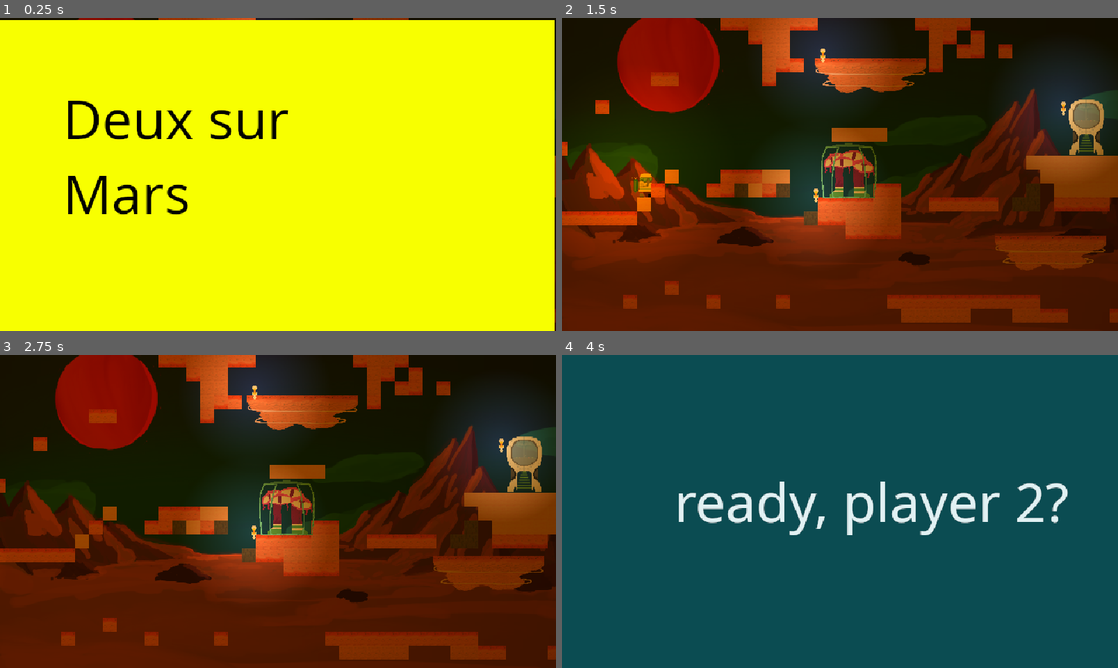
Above: before the commit, frames 1-4 (two rows, left to right).
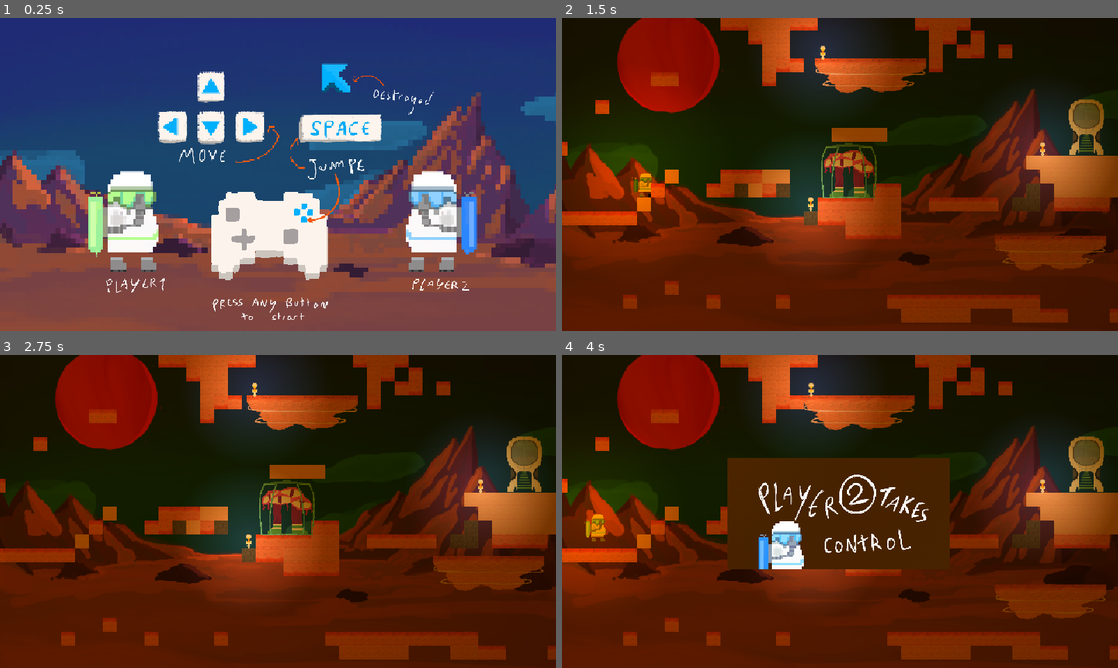
Above: after the commit, the same moments.

Repository: LeResteDuMonde/GameJamPSU
Game: Godot game, scene res://scene/Main.tscn
Two runs of this game, one before a commit and one after it. Both use one fixed random seed, a clock stepped at 60 frames per second and the inputs below.
Inputs (mouse positions are in pixels of both pictures, inside the frame that each line leads up to):
- Up to frame 1 (0.25 s): no input
- Up to frame 2 (1.5 s): tap Enter at 0.5 s; move the mouse to (962, 158) at 0.52 s; press the mouse at (962, 158) at 0.53 s; hold D (right) from 0.53 s (still down); tap Space (jump) at 0.77 s; move the mouse to (728, 190) at 1.27 s; release the mouse at (728, 190) at 1.28 s; click (728, 190) at 1.35 s
- Up to frame 3 (2.75 s): tap Space (jump) at 1.52 s; move the mouse to (333, 442) at 2.02 s; release D (right) at 2.03 s; press the mouse at (333, 442) at 2.03 s; hold A (left) from 2.03 s (still down)
- Up to frame 4 (4 s): move the mouse to (812, 574) at 2.77 s; release A (left) at 2.78 s; release the mouse at (812, 574) at 2.78 s; hold D (right) from 2.78 s (still down); click (812, 574) at 2.85 s; tap Space (jump) at 3.02, 3.77 s; move the mouse to (1006, 558) at 3.52 s; press the mouse at (1006, 558) at 3.53 s

The runs differ from the first frame. In frame 1, 100% of the frame differs, in the area x 0-100%, y 0-100%; in frame 2, 4.8%; in frame 3, 4.8%; in frame 4, 100%.

Commit message:
Nice title screens

Diff:
--- a/scene/EndScreen.tscn
+++ /dev/null
@@ -1,19 +0,0 @@
-[gd_scene load_steps=4 format=3 uid="uid://qq7fgspy81"]
-
-[ext_resource type="Texture2D" uid="uid://dxc4vroty7lhj" path="res://sprite/endPlayer1.png" id="1_gbt5c"]
-[ext_resource type="Texture2D" uid="uid://dwmtjf78w04tr" path="res://sprite/endPlayer2.png" id="2_de45y"]
-[ext_resource type="Texture2D" uid="uid://dvx2vfwcw5ynn" path="res://sprite/endDeath.png" id="3_b6qn1"]
-
-[node name="EndScreen" type="Node2D"]
-
-[node name="Player1" type="Sprite2D" parent="."]
-visible = false
-texture = ExtResource("1_gbt5c")
-
-[node name="Player2" type="Sprite2D" parent="."]
-visible = false
-texture = ExtResource("2_de45y")
-
-[node name="Death" type="Sprite2D" parent="."]
-visible = false
-texture = ExtResource("3_b6qn1")
--- a/scene/Level1.tscn
+++ b/scene/Level1.tscn
@@ -20,7 +20,7 @@
 position = Vector2(283, -106)
 
 [node name="PlayerSpawn" type="Node2D" parent="."]
-position = Vector2(-283, 13)
+position = Vector2(-283, 19)
 
 [node name="CagedMonster" parent="." instance=ExtResource("5_sua0g")]
 position = Vector2(1, -1)
@@ -30,13 +30,13 @@
 speed = 0.01
 
 [node name="LightSource" parent="MoovingPlatform" instance=ExtResource("4_pxhfe")]
-position = Vector2(-55, -33)
+position = Vector2(-55, -36)
 
 [node name="LightSource" parent="." instance=ExtResource("4_pxhfe")]
-position = Vector2(257, -76)
+position = Vector2(233, -29)
 
 [node name="LightSource2" parent="." instance=ExtResource("4_pxhfe")]
-position = Vector2(-28, 24)
+position = Vector2(-34, 34)
 
 [node name="MoovingPlatform2" parent="." instance=ExtResource("3_b8mys")]
 position = Vector2(242, 118)
--- a/scene/TitleScreen.tscn
+++ /dev/null
@@ -1,8 +0,0 @@
-[gd_scene load_steps=2 format=3 uid="uid://bxsl1oxcjehbv"]
-
-[ext_resource type="Texture2D" uid="uid://cn63o0jxqp2qb" path="res://sprite/titleScreen.png" id="1_1ekxo"]
-
-[node name="TitleScreen" type="Node2D"]
-
-[node name="Sprite2D" type="Sprite2D" parent="."]
-texture = ExtResource("1_1ekxo")
--- /dev/null
+++ b/scene/titles/DestroyScreen.tscn
@@ -0,0 +1,9 @@
+[gd_scene load_steps=2 format=3 uid="uid://dpejnty4ev0y"]
+
+[ext_resource type="Texture2D" uid="uid://dqnhu0ynsopsi" path="res://sprite/destructionTime.png" id="1_20dj5"]
+
+[node name="TitleScreen2" type="Node2D"]
+
+[node name="Sprite2D" type="Sprite2D" parent="."]
+position = Vector2(2, -2)
+texture = ExtResource("1_20dj5")
--- /dev/null
+++ b/scene/titles/EndScreen.tscn
@@ -0,0 +1,19 @@
+[gd_scene load_steps=4 format=3 uid="uid://qq7fgspy81"]
+
+[ext_resource type="Texture2D" uid="uid://co4twkin5lr6j" path="res://sprite/player1Win.png" id="1_lr1sw"]
+[ext_resource type="Texture2D" uid="uid://dr7ixek7ccqq1" path="res://sprite/player2Win.png" id="2_q2e6v"]
+[ext_resource type="Texture2D" uid="uid://dutvpk2qu3xi8" path="res://sprite/winnerMissing.png" id="3_ejpa0"]
+
+[node name="EndScreen" type="Node2D"]
+
+[node name="Player1" type="Sprite2D" parent="."]
+visible = false
+texture = ExtResource("1_lr1sw")
+
+[node name="Player2" type="Sprite2D" parent="."]
+visible = false
+texture = ExtResource("2_q2e6v")
+
+[node name="Death" type="Sprite2D" parent="."]
+visible = false
+texture = ExtResource("3_ejpa0")
--- a/scene/interstice/Player1Interstice.tscn
+++ b/scene/titles/Player1Interstice.tscn
@@ -1,10 +1,9 @@
 [gd_scene load_steps=2 format=3 uid="uid://cgjnbfc3cf3l1"]
 
-[ext_resource type="Texture2D" uid="uid://f8ia7xygxd1e" path="res://sprite/interstice1.png" id="1_x156h"]
+[ext_resource type="Texture2D" uid="uid://bbdck5ip3mecq" path="res://sprite/player1Switch.png" id="1_huv0u"]
 
 [node name="Player1Interstice" type="Node2D"]
 
 [node name="Sprite2D" type="Sprite2D" parent="."]
 z_index = 284
-position = Vector2(629, 348)
-texture = ExtResource("1_x156h")
+texture = ExtResource("1_huv0u")
--- a/scene/interstice/Player2Interstice.tscn
+++ b/scene/titles/Player2Interstice.tscn
@@ -1,10 +1,9 @@
 [gd_scene load_steps=2 format=3 uid="uid://52q4hrcwhgnu"]
 
-[ext_resource type="Texture2D" uid="uid://doms0fvy4gfj7" path="res://sprite/interstice2.png" id="1_krrq0"]
+[ext_resource type="Texture2D" uid="uid://cso7mgv3ndt28" path="res://sprite/player2Switch.png" id="1_opimx"]
 
 [node name="Player2Interstice" type="Node2D"]
 
 [node name="Sprite2D" type="Sprite2D" parent="."]
 z_index = 424
-position = Vector2(624, 344)
-texture = ExtResource("1_krrq0")
+texture = ExtResource("1_opimx")
--- /dev/null
+++ b/scene/titles/TitleScreen.tscn
@@ -0,0 +1,9 @@
+[gd_scene load_steps=2 format=3 uid="uid://bxsl1oxcjehbv"]
+
+[ext_resource type="Texture2D" uid="uid://cqpkloh2vjxne" path="res://sprite/titleScreen.png" id="1_mrjyf"]
+
+[node name="TitleScreen" type="Node2D"]
+
+[node name="Sprite2D" type="Sprite2D" parent="."]
+position = Vector2(2, -2)
+texture = ExtResource("1_mrjyf")
--- a/script/cursorArea.gd
+++ b/script/cursorArea.gd
@@ -25,7 +25,7 @@
 	selected = null
 
 func _input(event):
-	if event.is_action_released("click") && selected != null && GameManager.isDeletePhase:
+	if event.is_action_pressed("click") && selected != null && GameManager.isDeletePhase:
 		var deletedSomething = false
 		for g in selected.get_groups():
 			if g != "_physics_process":
@@ -35,4 +35,5 @@
 
 		if deletedSomething:
 			unhighlightAll()
+			await get_tree().create_timer(.1).timeout
 			GameManager.endDeletePhase()
--- a/script/manager/gameManager.gd
+++ b/script/manager/gameManager.gd
@@ -43,13 +43,21 @@
 func quit():
 	get_tree().quit()
 
-var titleS = preload("res://scene/TitleScreen.tscn")
+var titleS = preload("res://scene/titles/TitleScreen.tscn")
 var title
+
+var destructScreenS = preload("res://scene/titles/DestroyScreen.tscn")
+var destructScreen
 
 func displayTitleScreen():
 	print("Show Title Screen")
 	title = titleS.instantiate()
 	main.get_node("UI").add_child(title)
+
+func displayDestructScreen():
+	print("Show Destruct Screen")
+	destructScreen = destructScreenS.instantiate()
+	main.get_node("UI").add_child(destructScreen)
 
 func hideTitleScreen():
 	if title!=null:
@@ -62,11 +70,19 @@
 		main.get_node("UI").remove_child(interstice)
 		interstice.queue_free()
 		interstice = null
+	if destructScreen!=null:
+		print("Hide destruct screen")
+		main.get_node("UI").remove_child(destructScreen)
+		destructScreen.queue_free()
+		destructScreen = null
 
 func _input(event):
 	if event.is_action_pressed("click") and (title != null or interstice != null):
 		hideTitleScreen()
 		startPlayPhase()
+	elif event.is_action_pressed("click") and (destructScreen != null):
+		hideTitleScreen()
+		startDeletePhase()
 
 func killPlayer():
 	if isPlayPhase:
@@ -85,15 +101,15 @@
 			displayIntersticeScreen()
 
 func win():
+	endPlayPhase()
 	if not player1Alive:
 		displayEndScreen(2)
 	elif not player2Alive:
 		displayEndScreen(1)
 	else:
-		endPlayPhase()
-		startDeletePhase()
+		displayDestructScreen()
 
-var endS = preload("res://scene/EndScreen.tscn")
+var endS = preload("res://scene/titles/EndScreen.tscn")
 func displayEndScreen(winner):
 
 	var end = endS.instantiate()
@@ -105,8 +121,8 @@
 	else:
 		end.get_node("Death").visible = true
 
-var player1Interstice = load("res://scene/interstice/Player1Interstice.tscn")
-var player2Interstice = load("res://scene/interstice/Player2Interstice.tscn")
+var player1Interstice = load("res://scene/titles/Player1Interstice.tscn")
+var player2Interstice = load("res://scene/titles/Player2Interstice.tscn")
 var interstice = null
 
 func displayIntersticeScreen():
Not shown: 1 places in scene/Level1.tscn that only renumber resources
Binary file added: sprite/destructionTime.png
Not shown, changed: sprite/destructionTime.png.import
Binary file added: sprite/player1Switch.png
Not shown, changed: sprite/player1Switch.png.import
Binary file added: sprite/player1Win.png
Not shown, changed: sprite/player1Win.png.import
Binary file added: sprite/player2Switch.png
Not shown, changed: sprite/player2Switch.png.import
Binary file added: sprite/player2Win.png
Not shown, changed: sprite/player2Win.png.import
Binary file changed: sprite/titleScreen.png
(and 2 more such lines)
